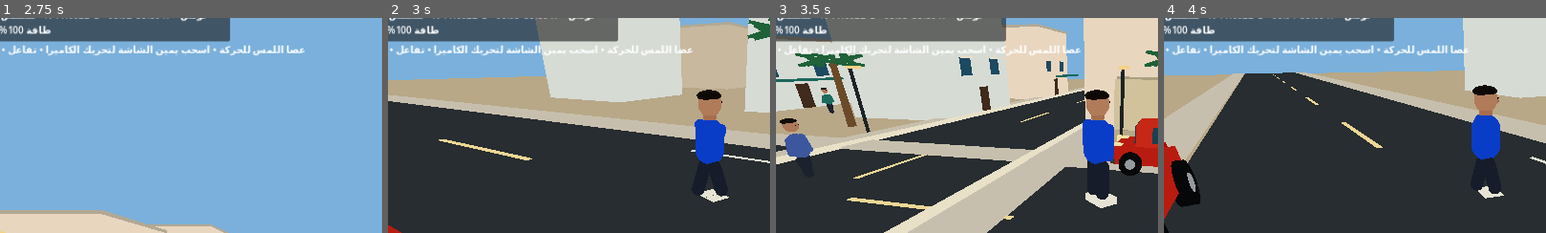
Above: before the commit, frames 1-4 (left to right).
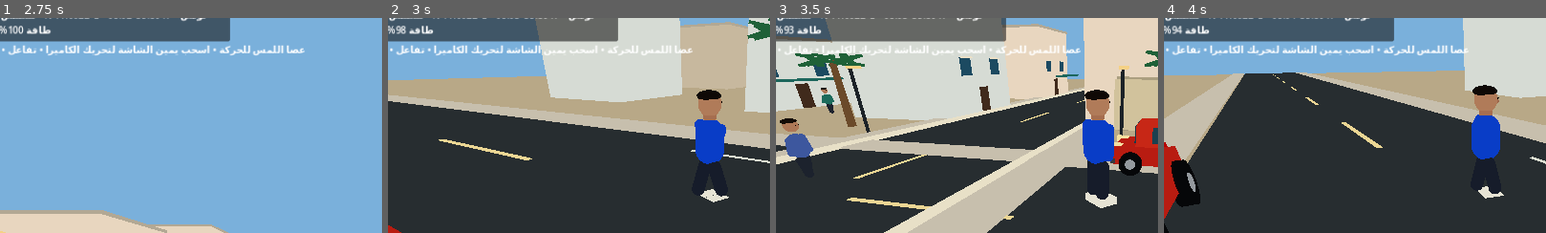
Above: after the commit, the same moments.

Repository: stevennpllk-crypto/REAL-LIFE-MAHDIA
Game: Godot game, scene res://scenes/Main.tscn
Two runs of this game, one before a commit and one after it. Both use one fixed random seed, a clock stepped at 60 frames per second and the inputs below.
Inputs (mouse positions are % of the whole screen's width and height, from its top left):
- Up to frame 1 (2.75 s): click "الرسوم: منخفضة" at 0.5 s; click "الرسوم: متوسطة" at 1.25 s; click "الرسوم: عالية" at 2 s
- Up to frame 2 (3 s): tap Enter at 2.75 s; move the mouse to (55, 50) at 2.77 s; hold W (move_forward) from 2.78 s (still down); hold Shift (run) from 2.78 s (still down)
- Up to frame 3 (3.5 s): keep holding W (move_forward); keep holding Shift (run); tap Space (jump) at 3.02 s
- Up to frame 4 (4 s): keep holding W (move_forward); move the mouse to (45, 50) at 3.52 s; release Shift (run) at 3.53 s; tap E (interact) at 3.6 s; tap Space (jump) at 3.77 s; tap Shift (run) at 3.8 s
The pictures show only the part of the screen within x 8-58%, y 5-55%; the shares and areas given below are measured in that part.

Frame 1 is identical in both runs. In frame 2, 0.3% of the frame differs, in the area x 2-14%, y 3-8%; in frame 3, 0.3%; in frame 4, 0.3%.

Commit message:
Add stamina-driven sprinting to life simulation

Diff:
--- a/scripts/life_manager.gd
+++ b/scripts/life_manager.gd
@@ -18,9 +18,13 @@
 var delivery_npc: Node3D
 var inside_station_kind := ""
 var autosave_elapsed := 0.0
+var base_run_speed := 4.8
+var base_walk_speed := 2.6
 
 func setup(target: CharacterBody3D, saver: Node) -> void:
 	player = target
+	base_run_speed = float(player.get("run_speed"))
+	base_walk_speed = float(player.get("walk_speed"))
 	save_manager = saver
 	var saved: Dictionary = save_manager.load_progress()
 	var data: Dictionary = saved.get(SAVE_KEY, {})
@@ -187,8 +191,20 @@
 	if result != OK:
 		push_warning("Could not save life progress: %s" % error_string(result))
 
+func _apply_stamina(delta: float, sprinting: bool) -> void:
+	if not is_instance_valid(player):
+		return
+	if sprinting and energy > 0.0:
+		energy = maxf(0.0, energy - delta * 9.0)
+	else:
+		energy = minf(100.0, energy + delta * 5.0)
+	var available_speed := base_run_speed if energy > 0.0 else base_walk_speed
+	player.set("run_speed", available_speed)
+
 func _process(delta: float) -> void:
 	hunger = maxf(0.0, hunger - delta * 0.025)
+	var sprinting := bool(player.get("running")) or Input.is_action_pressed("run") if is_instance_valid(player) else false
+	_apply_stamina(delta, sprinting)
 	if hunger <= 0.0:
 		energy = maxf(0.0, energy - delta * 0.01)
 	autosave_elapsed += delta
